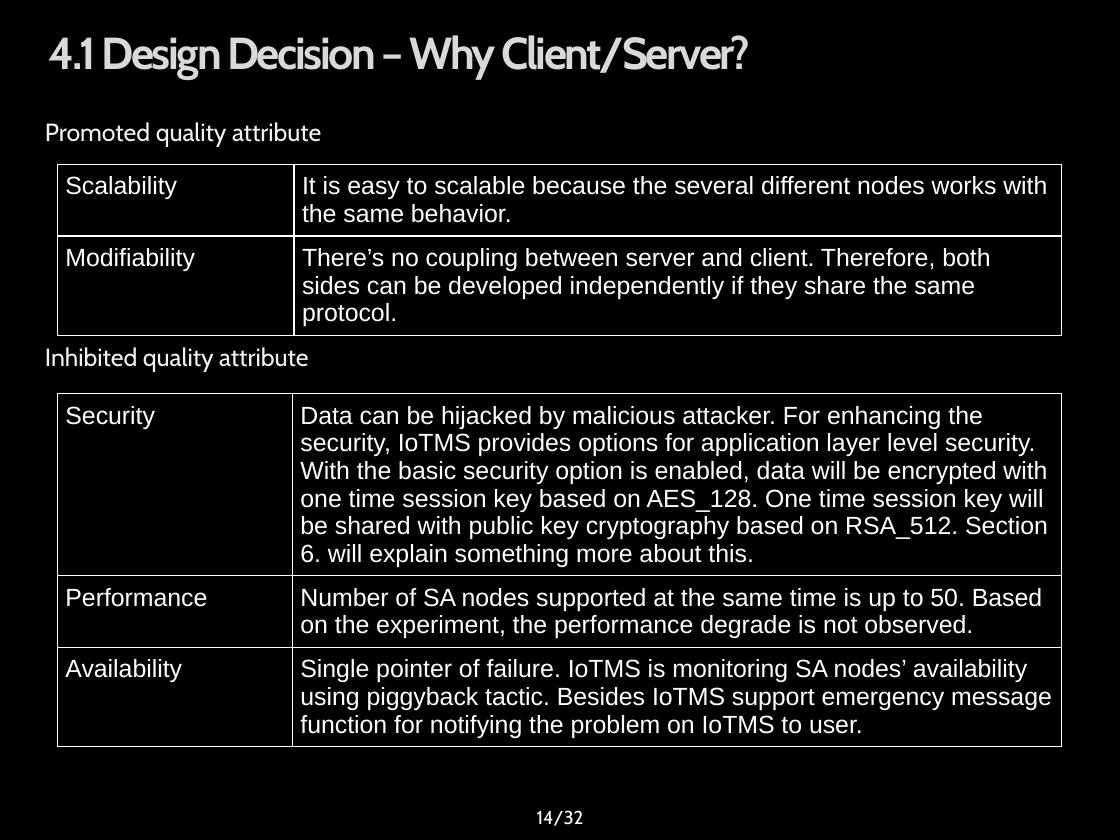
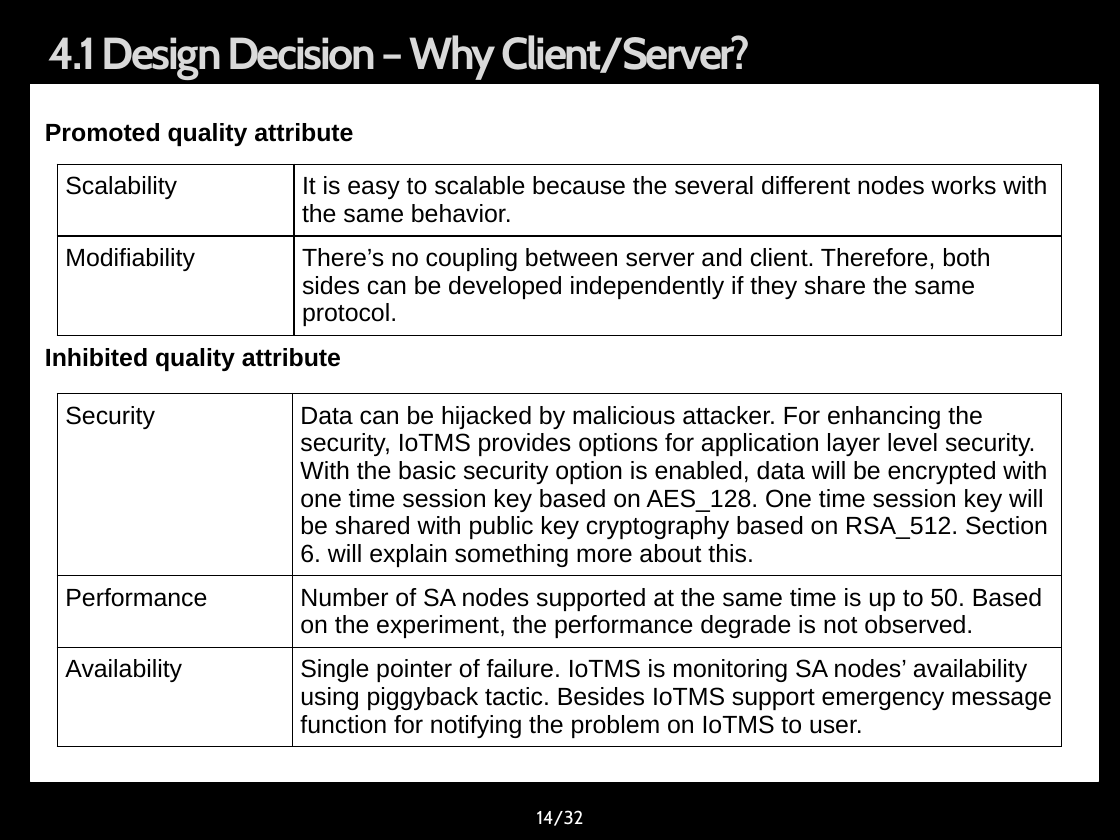
Before and after one commit to youkkwon/smarthome, a slide deck: slide 14 of doc/Docs/IoT System Final Presentation_0624.pptx. Drawn at 1120x840 pixels with LibreOffice and Linux fonts; fonts in the diff are those of the drawing; background and template pictures are left out. Boxes give left, top, right and bottom in pixels: in the first picture for what was removed or moved away, otherwise in the second. Text is boxed around its words. In the diff, an @@ line names an element or a change of style, - is before the commit and + after.

```diff
--- a/doc/Docs/IoT System Final Presentation_0624.pptx
+++ b/doc/Docs/IoT System Final Presentation_0624.pptx
@@ rectangle added at <box>31,85,1099,782</box>, fill #FFFFFF, outline #FFFFFF 0.75 pt @@
@@ text "Promoted quality attribute" at <box>45,123,353,146</box>: font Cabin to Arial, text colour #F2F2F2 to #000000, bold on @@
@@ table at <box>57,165,1062,330</box> @@
@@ text colour #FFFFFF to #000000 @@
@@ borders changed @@
@@ text "Inhibited quality attribute" at <box>45,348,341,371</box>: font Cabin to Arial, text colour #F2F2F2 to #000000, bold on @@
@@ table at <box>57,393,1062,771</box> @@
@@ text colour #FFFFFF to #000000 @@
@@ borders changed @@
```
Also in this commit, not shown: 27 other slides changed.
